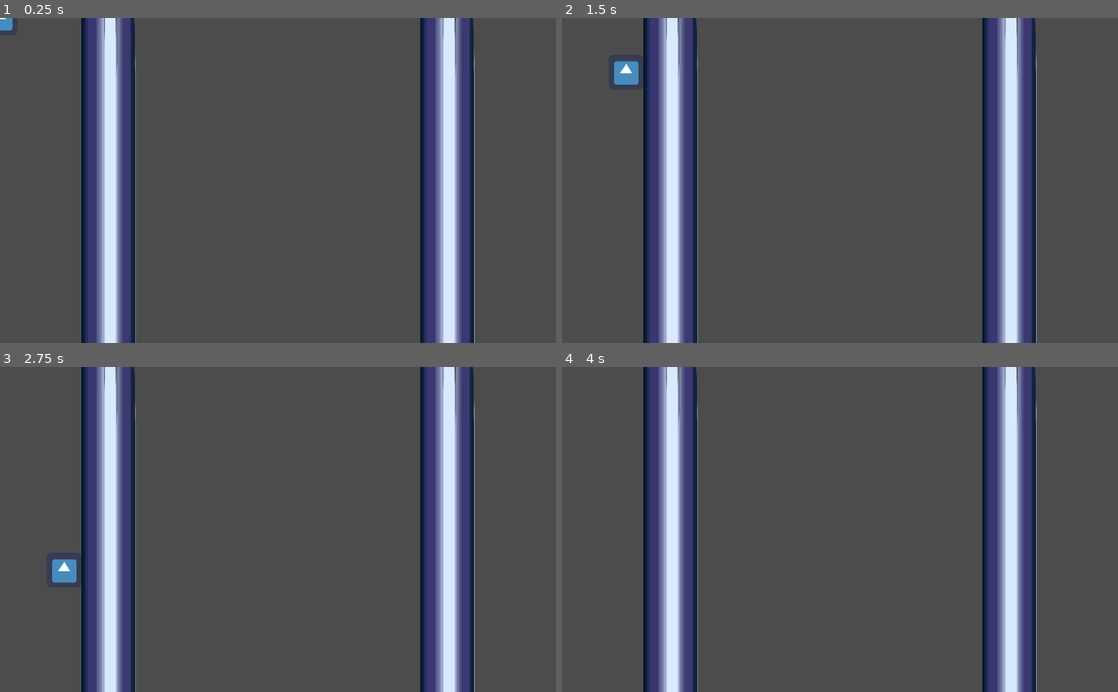
Above: before the commit, frames 1-4 (two rows, left to right).
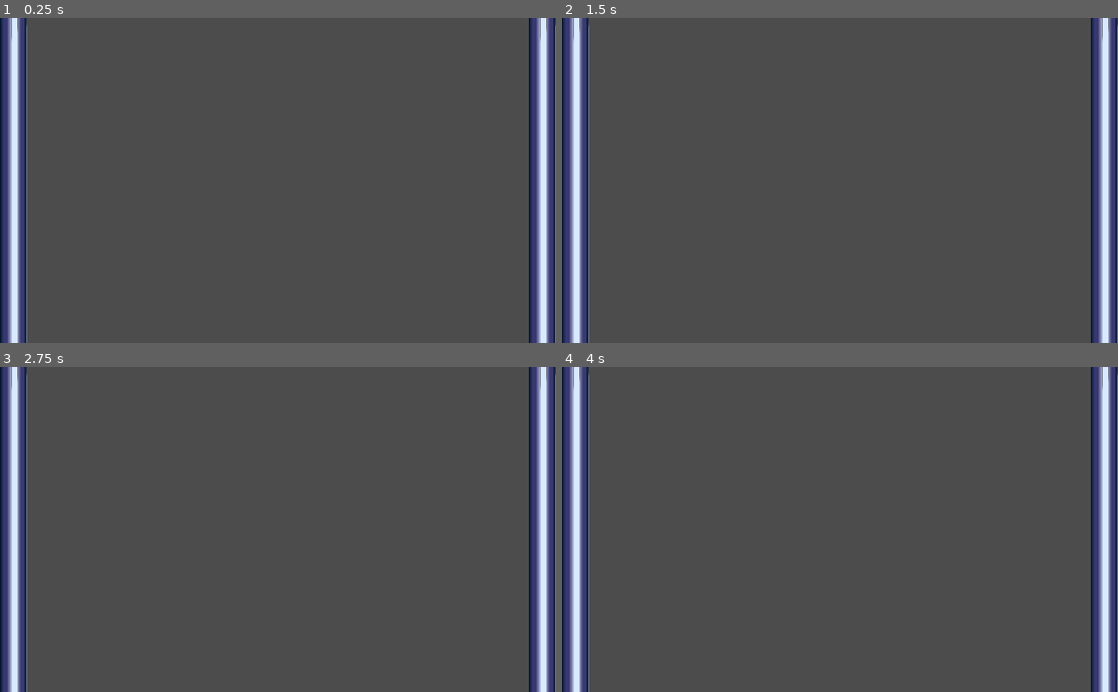
Above: after the commit, the same moments.

Repository: hgcummings/garbage-crusher
Game: Godot game, scene res://Main.tscn
The game is run twice, just before and just after one commit, with the same random seed, the same clock (stepped at 60 frames per second) and the same inputs. The engine's default icon, where the game draws it, is replaced by a stand-in: a white triangle on a blue panel in a dark square.
Inputs:
- Up to frame 1 (0.25 s): no input
- Up to frame 2 (1.5 s): tap Enter at 0.5 s; hold D 0.53-1.28 s; tap Space at 1.25 s; hold S from 1.28 s (still down)
- Up to frame 3 (2.75 s): release S at 2.03 s; hold D from 2.03 s (still down)
- Up to frame 4 (4 s): tap Enter at 2.75 s; release D at 2.78 s; hold W 2.78-3.53 s; hold A from 3.53 s (still down)

The runs differ from the first frame. In frame 1, 29% of the frame differs, in the area x 0-100%, y 0-100%; in frame 2, 30%; in frame 3, 30%; in frame 4, 29%.

Commit message:
Scale walls to fit main scene

Diff:
--- a/Main.tscn
+++ b/Main.tscn
@@ -6,9 +6,8 @@
 [node name="Node2D" type="Node2D"]
 
 [node name="KinematicBody2D" parent="." instance=ExtResource( 1 )]
-position = Vector2( 200, 600 )
 
 [node name="KinematicBody2D2" parent="." instance=ExtResource( 1 )]
-position = Vector2( 824, 600 )
+position = Vector2( 974, 0 )
 
 [node name="Player" parent="." instance=ExtResource( 2 )]
--- a/Wall.tscn
+++ b/Wall.tscn
@@ -3,14 +3,15 @@
 [ext_resource path="res://wall.png" type="Texture" id=1]
 
 [sub_resource type="RectangleShape2D" id=1]
-extents = Vector2( 50, 600 )
+extents = Vector2( 25, 300 )
 
 [node name="KinematicBody2D" type="KinematicBody2D"]
 
 [node name="CollisionShape2D" type="CollisionShape2D" parent="."]
+position = Vector2( 25, 300 )
 shape = SubResource( 1 )
 
 [node name="Sprite" type="Sprite" parent="."]
-position = Vector2( 0, 2.86102e-05 )
-scale = Vector2( 0.131579, 0.6 )
+position = Vector2( 25, 300 )
+scale = Vector2( 0.0657895, 0.3 )
 texture = ExtResource( 1 )
